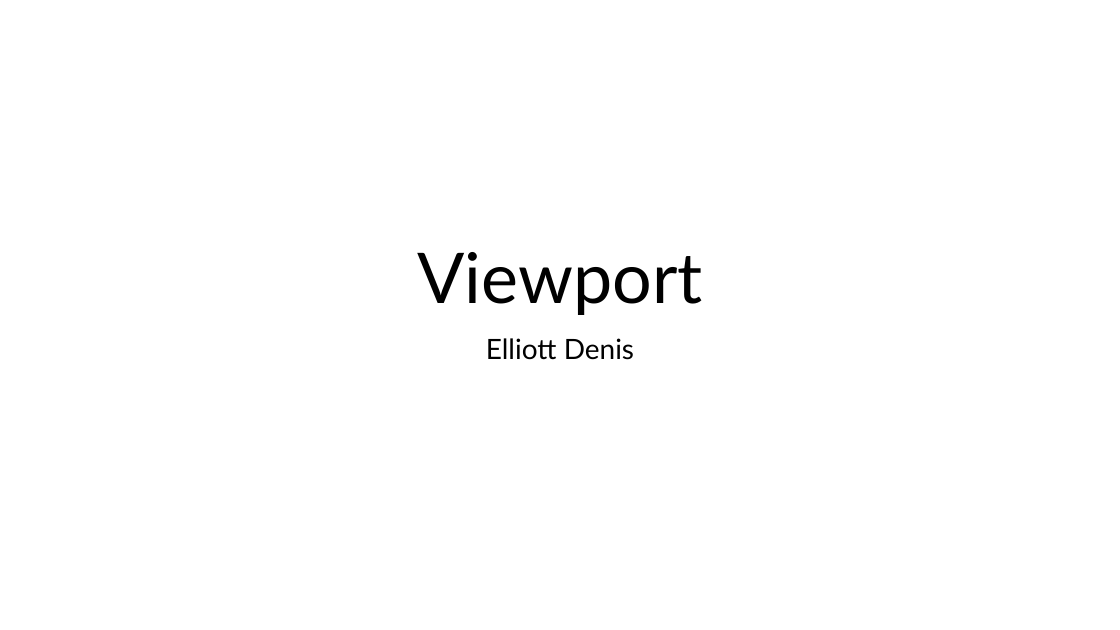
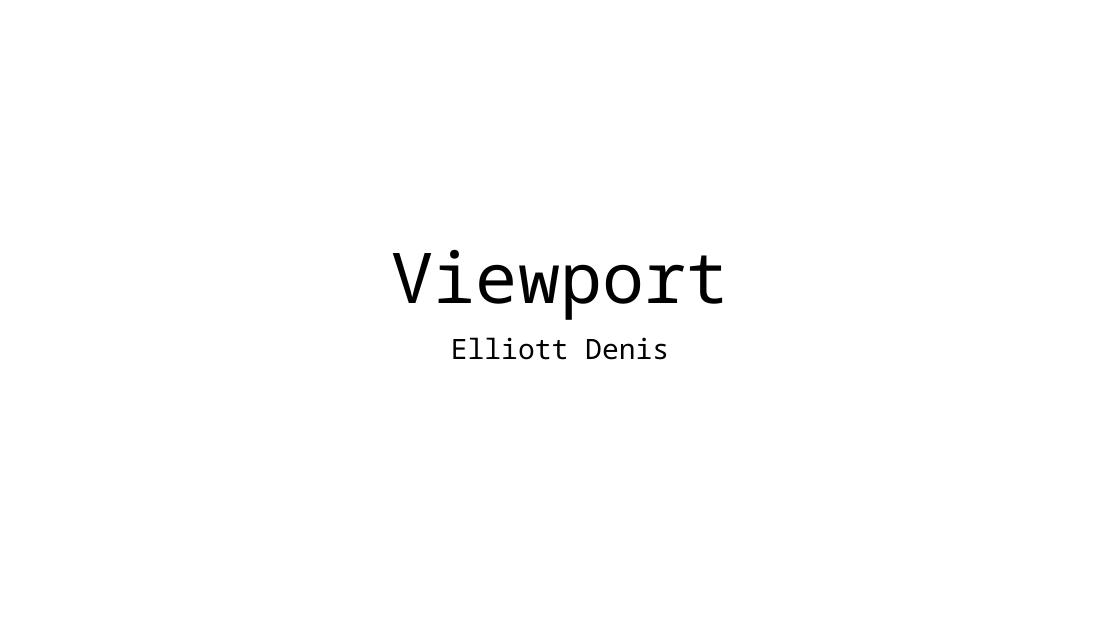
Before and after one commit to ElliottDenis/Viewport, a slide deck: slide 1 of Viewport - Design Ideas.pptx. Drawn at 1120x630 pixels with LibreOffice and Linux fonts; fonts in the diff are those of the drawing. Boxes give left, top, right and bottom in pixels: in the first picture for what was removed or moved away, otherwise in the second. Text is boxed around its words. In the diff, an @@ line names an element or a change of style, - is before the commit and + after.

```diff
--- a/Viewport - Design Ideas.pptx
+++ b/Viewport - Design Ideas.pptx
@@ title "Viewport" at box(392, 249, 728, 320): font Lato to Noto Sans Mono @@
@@ subtitle "Elliott Denis" at box(451, 337, 669, 360): font Lato to Noto Sans Mono @@
```
Also in this commit, not shown: 3 other slides changed, 6 other files.
